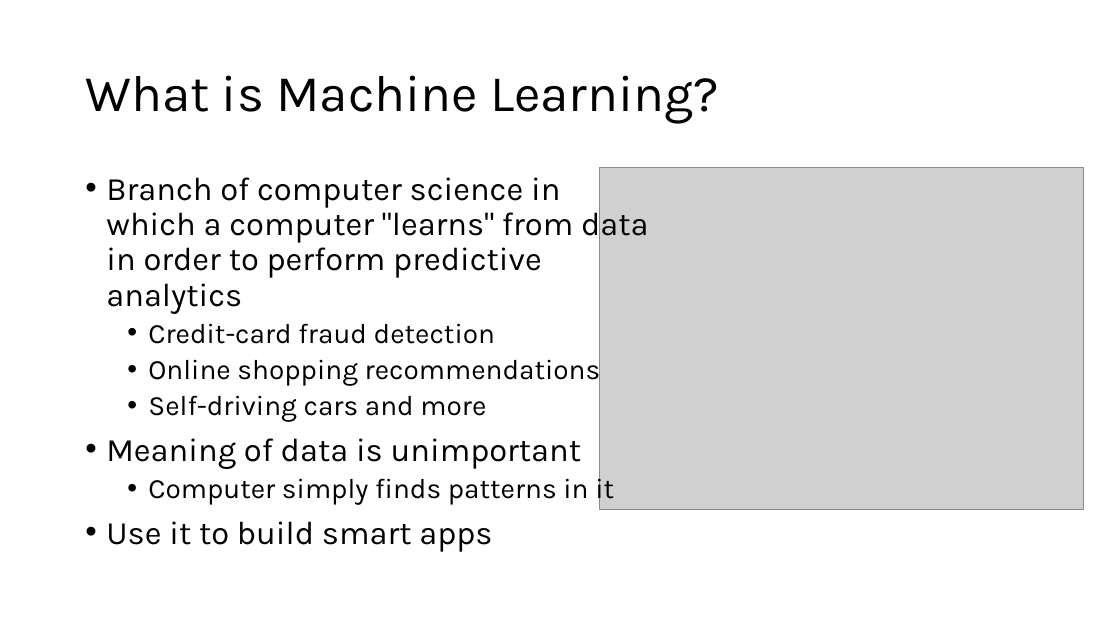
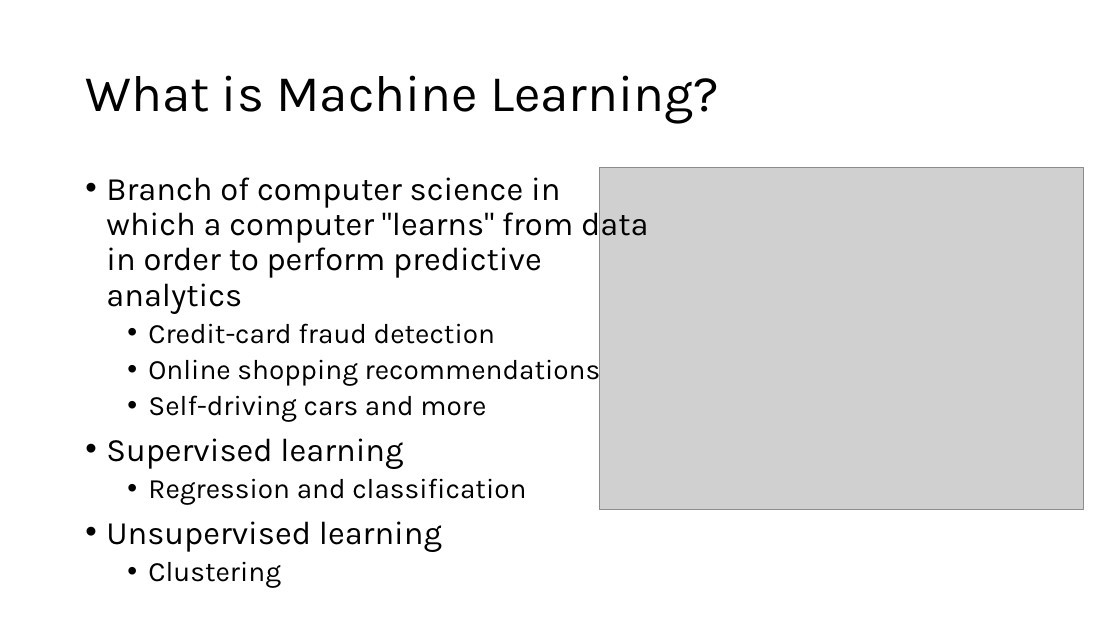
Before and after one commit to microsoft/AcademicContent, a slide deck: slide 2 of Workshop/Content/4. Machine Learning/Azure Machine Learning.pptx. Drawn at 1120x630 pixels with LibreOffice and Linux fonts; fonts in the diff are those of the drawing; grey boxes stand for pictures. Boxes give left, top, right and bottom in pixels: in the first picture for what was removed or moved away, otherwise in the second. Text is boxed around its words. In the diff, an @@ line names an element or a change of style, - is before the commit and + after.

Commit message:
Updated ML slides

```diff
--- a/Workshop/Content/4. Machine Learning/Azure Machine Learning.pptx
+++ b/Workshop/Content/4. Machine Learning/Azure Machine Learning.pptx
@@ text at bbox=[106, 438, 526, 552]: text changed @@
-• Meaning of data is unimportant
-  • Computer simply finds patterns in it
-• Use it to build smart apps
+• Supervised learning
+  • Regression and classification
+• Unsupervised learning
+  • Clustering
```
